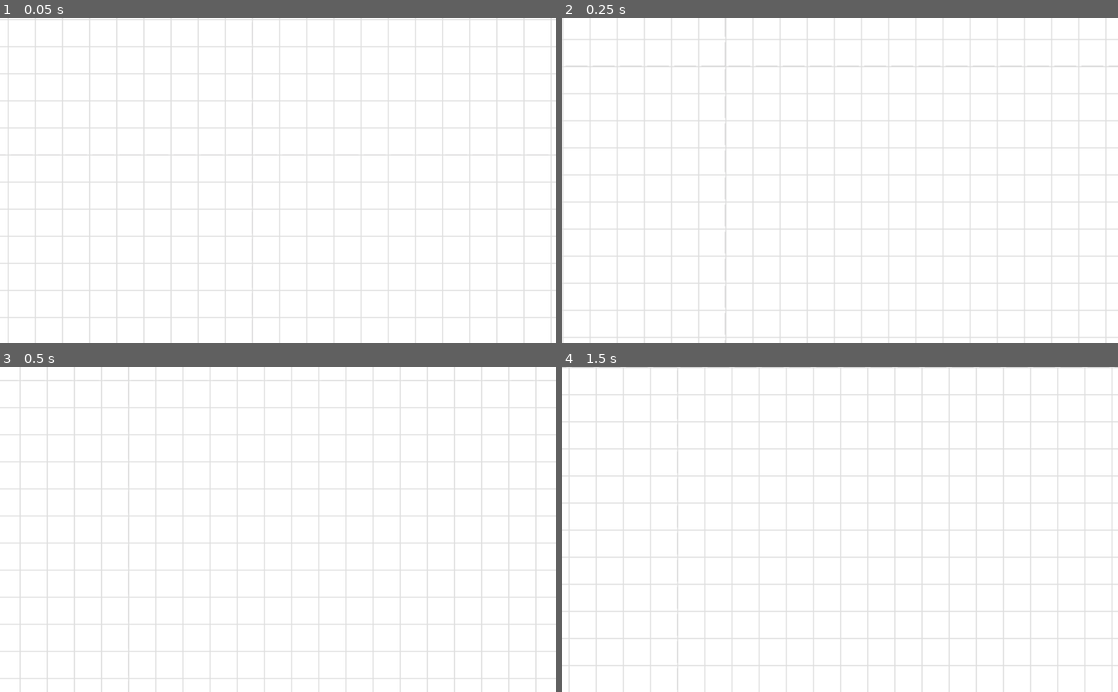
Above: before the commit, frames 1-4 (two rows, left to right).
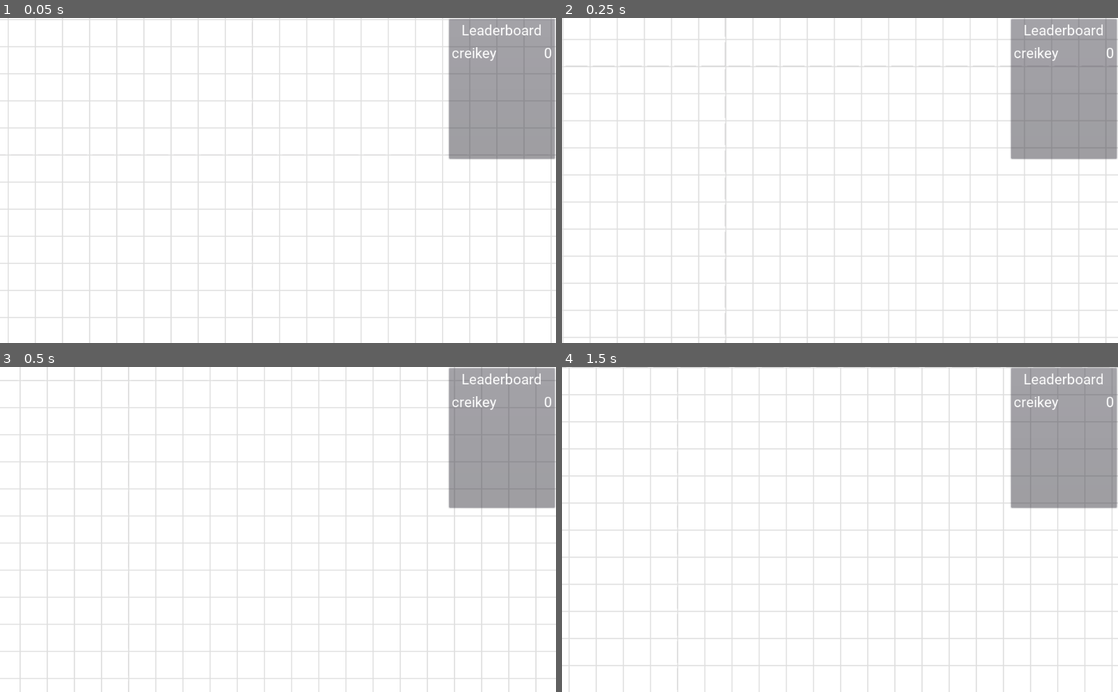
Above: after the commit, the same moments.

Repository: creikey/tank-royale
Game: Godot game, scene res://Main.tscn
The game is run twice, just before and just after one commit, with the same random seed, the same clock (stepped at 60 frames per second) and the same inputs. This scene is started directly instead of the project's main scene.
Inputs:
- Up to frame 1 (0.05 s): no input
- Up to frame 2 (0.25 s): no input
- Up to frame 3 (0.5 s): no input
- Up to frame 4 (1.5 s): hold D (g_right) 0.53-1.28 s; hold Space (g_fire) 0.53-1.28 s; hold S (g_down) from 1.28 s (still down); tap Space (g_fire) at 1.35 s

The runs differ from the first frame. In frame 1, 8.2% of the frame differs, in the area x 80-100%, y 0-44%; in frame 2, 8.2%; in frame 3, 8.2%; in frame 4, 8.2%.

Commit message:
Very broken camera and bullet scores

Diff:
--- /dev/null
+++ b/src/Bullet.gd
@@ -0,0 +1,30 @@
+extends KinematicBody2D
+
+const speed = 300.0
+
+remote var target_transform: Transform2D = Transform2D()
+
+var movement_vector: Vector2 = Vector2(1, 0)
+var my_owner_id := 1
+
+func _physics_process(delta):
+	if not is_network_master():
+		global_transform = target_transform
+		return
+
+	var collision: KinematicCollision2D = move_and_collide(movement_vector*speed*delta)
+
+	if collision != null:
+		if collision.collider.is_in_group("players"):
+			if collision.collider.get_network_master() == my_owner_id: # you hit yourself
+				pass
+			else:
+				LobbySingleton.rpc_id(my_owner_id, "increment_my_score")
+			collision.collider.rpc("die")
+		else:
+			movement_vector = -movement_vector.reflect(collision.normal)
+
+	rset_unreliable("target_transform", global_transform)
+
+func _draw():
+	draw_circle(Vector2(), $CollisionShape2D.shape.radius, Color())
--- /dev/null
+++ b/src/Bullet.tscn
@@ -0,0 +1,12 @@
+[gd_scene load_steps=3 format=2]
+
+[ext_resource path="res://Bullet.gd" type="Script" id=1]
+
+[sub_resource type="CircleShape2D" id=1]
+radius = 9.39367
+
+[node name="Bullet" type="KinematicBody2D"]
+script = ExtResource( 1 )
+
+[node name="CollisionShape2D" type="CollisionShape2D" parent="."]
+shape = SubResource( 1 )
--- a/src/CameraTarget.gd
+++ b/src/CameraTarget.gd
@@ -1,7 +1,19 @@
 extends Node2D
 
-var cur_target: Node2D = null
+var cur_target: Node2D = null setget set_cur_target
 #var map_size: Vector2 = Vector2(1000, 1000)
+
+func set_cur_target(new_cur_target):
+	cur_target = new_cur_target
+	if cur_target != null:
+		print("New camera target: ", new_cur_target.name)
+		cur_target.connect("die", self, "_on_cur_target_dead")
+	else:
+		print("New camerat arget is null!")
+
+func _on_cur_target_dead():
+	print("Cur target died!")
+	cur_target = null
 
 func _process(delta):
 	if cur_target != null:
--- /dev/null
+++ b/src/LeaderboardPanelContainer.gd
@@ -0,0 +1,26 @@
+extends PanelContainer
+
+export (PackedScene) var score_hbox_container_pack
+
+onready var information_vbox = $V
+
+func _ready():
+	LobbySingleton.connect("player_info_updated", self, "_on_player_info_updated")
+	_on_player_info_updated()
+
+func _add_player(id: int, username: String, score: int):
+	var cur_score_hbox: HBoxContainer = score_hbox_container_pack.instance()
+	cur_score_hbox.name = str(id)
+	information_vbox.add_child(cur_score_hbox)
+	cur_score_hbox.username = username
+	cur_score_hbox.score = score
+
+func _on_player_info_updated():
+	for c in information_vbox.get_children():
+		if c is Label:
+			continue
+		c.queue_free()
+
+	_add_player(get_tree().get_network_unique_id(), LobbySingleton.my_info["username"], LobbySingleton.my_info["score"])
+	for id in LobbySingleton.player_info.keys():
+		_add_player(id, LobbySingleton.player_info[id]["username"], LobbySingleton.player_info[id]["score"])
--- a/src/LobbySingleton.gd
+++ b/src/LobbySingleton.gd
@@ -21,7 +21,7 @@
 # Player info, associate ID to data
 var player_info = {}
 # Info we send to other players
-var my_info = { username = "creikey", color = Color8(255, 0, 255), ready = false }
+var my_info = { username = "creikey", color = Color8(255, 0, 255), ready = false, score = 0 }
 
 var game_active := false
 var printed_polling := false
@@ -124,6 +124,8 @@
 	# Call function to update lobby UI here
 	emit_signal("player_info_updated")
 
+remotesync func clear_players_done():
+	players_done_configuring.clear()
 
 
 #	get_node("/root/Main/SpawnPoints").add_player(my_player, spawnpoint_name)
@@ -160,6 +162,10 @@
 	get_tree().set_pause(false)
 	# Game starts now!
 
+remote func increment_my_score():
+	my_info["score"] += 1
+	my_info_changed()
+
 func my_info_changed():
 	rpc("register_player", my_info)
 #	for id in player_info.keys():
--- /dev/null
+++ b/src/Main.gd
@@ -0,0 +1,25 @@
+extends Node2D
+
+func _process(delta):
+	if get_tree().get_network_unique_id() != 1: # only check on the server
+		return
+	if LobbySingleton.player_info.keys().size() + 1 > 1: # must add one, excludes my info
+		if $Players.get_children().size() <= 1:
+			var player_nodes: Array = $Players.get_children()
+			if $CameraTarget.cur_target != player_nodes[0]:
+				$CameraTarget.cur_target = player_nodes[0]
+			if $ReloadGameTimer.is_stopped():
+				$ReloadGameTimer.start()
+	elif $Players.get_children().size() <= 0:
+		reload_game()
+#	if ($Players.get_children().size() <= 1 and LobbySingleton.player_info.keys().size > 1) or :
+#		rpc_id(1, "reload_game")
+
+func reload_game():
+	LobbySingleton.rpc("clear_players_done")
+	LobbySingleton.rpc("pre_configure_game")
+#	get_tree().reload_current_scene()
+
+
+func _on_ReloadGameTimer_timeout():
+	reload_game()
--- a/src/Main.tscn
+++ b/src/Main.tscn
@@ -1,12 +1,17 @@
-[gd_scene load_steps=6 format=2]
+[gd_scene load_steps=10 format=2]
 
 [ext_resource path="res://GeneratedMap.gd" type="Script" id=1]
 [ext_resource path="res://grid.png" type="Texture" id=2]
 [ext_resource path="res://GridBackground.gd" type="Script" id=3]
 [ext_resource path="res://MazeCellBody.tscn" type="PackedScene" id=4]
 [ext_resource path="res://CameraTarget.gd" type="Script" id=5]
+[ext_resource path="res://Main.gd" type="Script" id=6]
+[ext_resource path="res://theme.tres" type="Theme" id=7]
+[ext_resource path="res://LeaderboardPanelContainer.gd" type="Script" id=8]
+[ext_resource path="res://ScoreHBoxContainer.tscn" type="PackedScene" id=9]
 
 [node name="Main" type="Node2D"]
+script = ExtResource( 6 )
 
 [node name="GridBackground" type="CanvasLayer" parent="."]
 layer = -1
@@ -22,10 +27,12 @@
 [node name="GeneratedMap" type="Node2D" parent="."]
 script = ExtResource( 1 )
 maze_cell_body_pack = ExtResource( 4 )
-players_path = NodePath("../ Players")
+players_path = NodePath("../Players")
 camera_target_path = NodePath("../CameraTarget")
 
-[node name=" Players" type="Node2D" parent="."]
+[node name="Players" type="Node2D" parent="."]
+
+[node name="Bullets" type="Node2D" parent="."]
 
 [node name="CameraTarget" type="Node2D" parent="."]
 script = ExtResource( 5 )
@@ -33,3 +40,36 @@
 [node name="Camera2D" type="Camera2D" parent="CameraTarget"]
 current = true
 smoothing_enabled = true
+
+[node name="UI" type="CanvasLayer" parent="."]
+
+[node name="LeaderboardPanelContainer" type="PanelContainer" parent="UI"]
+self_modulate = Color( 1, 1, 1, 0.482353 )
+anchor_left = 1.0
+anchor_right = 1.0
+margin_left = -199.0
+margin_bottom = 262.0
+theme = ExtResource( 7 )
+script = ExtResource( 8 )
+__meta__ = {
+"_edit_use_anchors_": false
+}
+score_hbox_container_pack = ExtResource( 9 )
+
+[node name="V" type="VBoxContainer" parent="UI/LeaderboardPanelContainer"]
+margin_left = 7.0
+margin_top = 7.0
+margin_right = 192.0
+margin_bottom = 255.0
+custom_constants/separation = 10
+
+[node name="InformationLabel" type="Label" parent="UI/LeaderboardPanelContainer/V"]
+margin_right = 185.0
+margin_bottom = 32.0
+text = "Leaderboard"
+align = 1
+
+[node name="ReloadGameTimer" type="Timer" parent="."]
+wait_time = 3.0
+one_shot = true
+[connection signal="timeout" from="ReloadGameTimer" to="." method="_on_ReloadGameTimer_timeout"]
--- a/src/Player.gd
+++ b/src/Player.gd
@@ -2,7 +2,12 @@
 
 const speed = 500.0
 
+signal die
+
+export (PackedScene) var bullet_pack
+
 var username := "" setget set_username
+var number_of_bullets := 0 # for unique names
 
 remote var target_transform := Transform2D()
 #remotesync var horizontal_input := 0.0
@@ -16,15 +21,39 @@
 	if has_node("UsernameLabel"):
 		$UsernameLabel.text = username
 
+remotesync func fire_bullet(bullet_transform: Transform2D, direction: Vector2, bullet_name: String, owner_id: int):
+	var cur_bullet = bullet_pack.instance()
+	get_node("/root/Main/Bullets").add_child(cur_bullet)
+	cur_bullet.my_owner_id = owner_id
+	cur_bullet.global_transform = bullet_transform
+	cur_bullet.movement_vector = direction
+	cur_bullet.global_position += direction*105.0
+	cur_bullet.name = bullet_name
+	cur_bullet.set_network_master(1)
+
+func _input(event):
+	if is_network_master() and event.is_action_pressed("g_fire"):
+		number_of_bullets += 1
+		rpc("fire_bullet", global_transform, Vector2(1, 0).rotated(rotation), str(name,"_",number_of_bullets), get_tree().get_network_unique_id())
+
 func _physics_process(delta):
 	if is_network_master():
 		var horizontal := float(Input.is_action_pressed("g_right")) - float(Input.is_action_pressed("g_left"))
 		var vertical := float(Input.is_action_pressed("g_down")) - float(Input.is_action_pressed("g_up"))
 		rotation += deg2rad(horizontal*360.0*delta)
 		var _vel := move_and_slide(Vector2(speed*vertical, 0.0).rotated(rotation + PI))
-		rset("target_transform", global_transform)
+		rset_unreliable("target_transform", global_transform)
 	else:
 		global_transform = target_transform
 	$UsernameLabel.rect_rotation = -rad2deg(rotation)
 #	$UsernameLabel.rect_rotation = -rotation/2.0
 #		var _vel := move_and_slide((target_position - global_position)/delta)
+
+#puppet func delete_myself():
+#	emit_signal("die")
+#	queue_free()
+
+remotesync func die():
+#	rpc("delete_myself")
+	emit_signal("die")
+	queue_free()
--- a/src/Player.tscn
+++ b/src/Player.tscn
@@ -1,7 +1,8 @@
-[gd_scene load_steps=5 format=2]
+[gd_scene load_steps=6 format=2]
 
 [ext_resource path="res://Player.gd" type="Script" id=1]
 [ext_resource path="res://Roboto-Regular.ttf" type="DynamicFontData" id=2]
+[ext_resource path="res://Bullet.tscn" type="PackedScene" id=3]
 
 [sub_resource type="DynamicFont" id=1]
 size = 36
@@ -10,8 +11,11 @@
 [sub_resource type="RectangleShape2D" id=2]
 extents = Vector2( 43.1573, 33.4088 )
 
-[node name="Player" type="KinematicBody2D"]
+[node name="Player" type="KinematicBody2D" groups=[
+"players",
+]]
 script = ExtResource( 1 )
+bullet_pack = ExtResource( 3 )
 
 [node name="ColorRect" type="ColorRect" parent="."]
 margin_left = -33.0
--- /dev/null
+++ b/src/ScoreHBoxContainer.gd
@@ -0,0 +1,14 @@
+extends HBoxContainer
+
+var username := "creikey" setget set_username
+var score := 0 setget set_score
+
+func set_username(new_username):
+	username = new_username
+	if has_node("UsernameLabel"):
+		$UsernameLabel.text = username
+
+func set_score(new_score):
+	score = new_score
+	if has_node("ScoreLabel"):
+		$ScoreLabel.text = str(score)
--- /dev/null
+++ b/src/ScoreHBoxContainer.tscn
@@ -0,0 +1,29 @@
+[gd_scene load_steps=3 format=2]
+
+[ext_resource path="res://theme.tres" type="Theme" id=1]
+[ext_resource path="res://ScoreHBoxContainer.gd" type="Script" id=2]
+
+[node name="ScoreHBoxContainer" type="HBoxContainer"]
+margin_right = 348.0
+margin_bottom = 79.0
+theme = ExtResource( 1 )
+script = ExtResource( 2 )
+__meta__ = {
+"_edit_use_anchors_": false
+}
+
+[node name="UsernameLabel" type="Label" parent="."]
+margin_right = 329.0
+margin_bottom = 79.0
+size_flags_horizontal = 3
+size_flags_vertical = 3
+valign = 1
+
+[node name="ScoreLabel" type="Label" parent="."]
+margin_left = 333.0
+margin_right = 348.0
+margin_bottom = 79.0
+size_flags_vertical = 3
+text = "0"
+align = 2
+valign = 1
